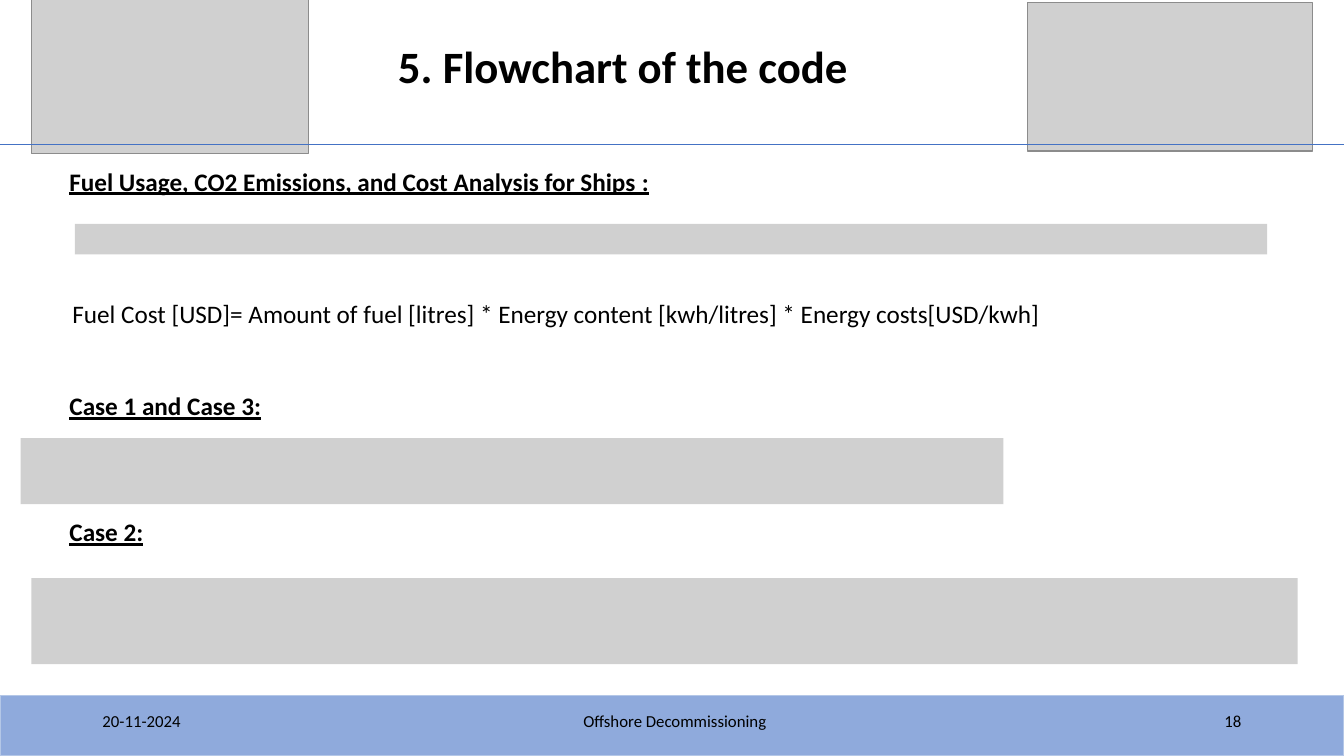
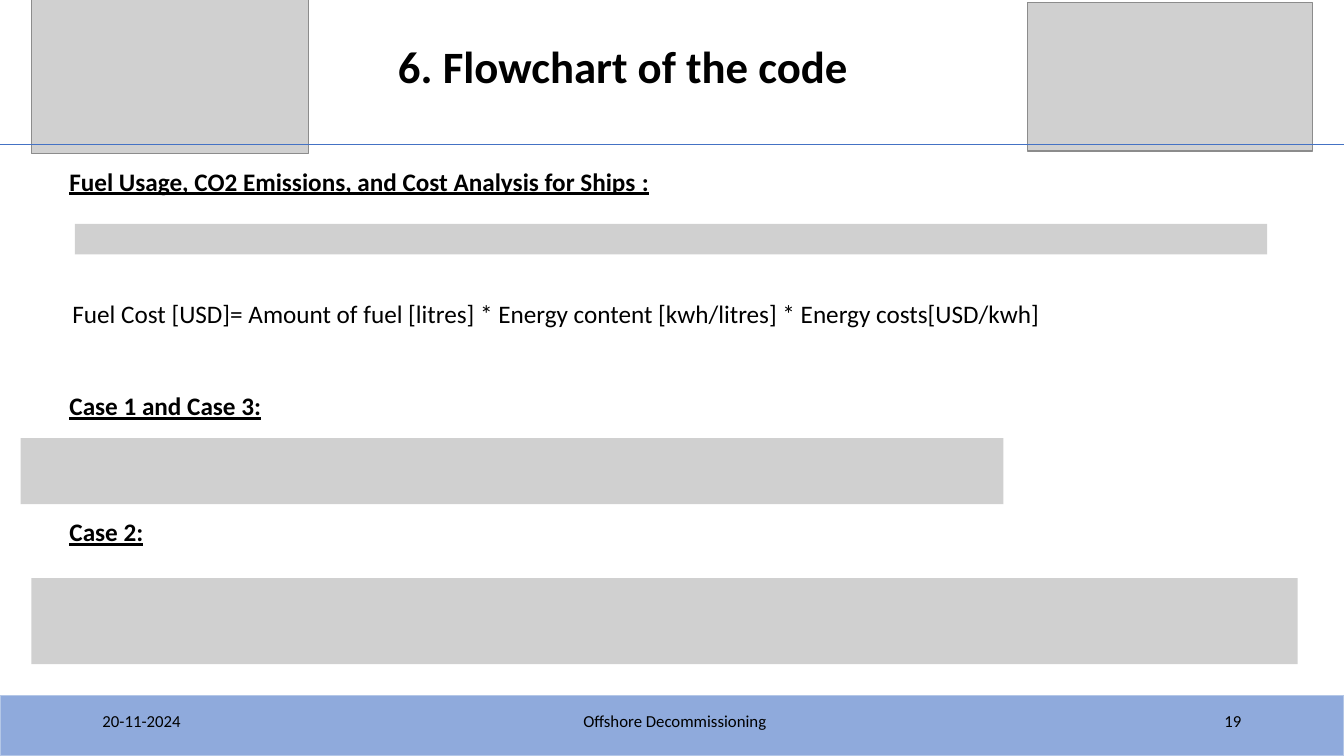
Before and after one commit to KSoni1505/Fraunhofer_IWES_Interview_Task_Offshore-Decommissioning, a slide deck: slide 19 of IWES/IWES_Task.pptx (slide 18 before the commit). Drawn at 1344x756 pixels with LibreOffice and Linux fonts; fonts in the diff are those of the drawing; grey boxes stand for pictures. Boxes give left, top, right and bottom in pixels: in the first picture for what was removed or moved away, otherwise in the second. Text is boxed around its words. In the diff, an @@ line names an element or a change of style, - is before the commit and + after.

```diff
--- a/IWES/IWES_Task.pptx
+++ b/IWES/IWES_Task.pptx
@@ text at [398,51,847,84]: text changed @@
-5. Flowchart of the code
+6. Flowchart of the code
@@ page number at [1224,716,1241,727]: text changed @@
-18
+19
```
Also in this commit, not shown: 3 other slides changed.
